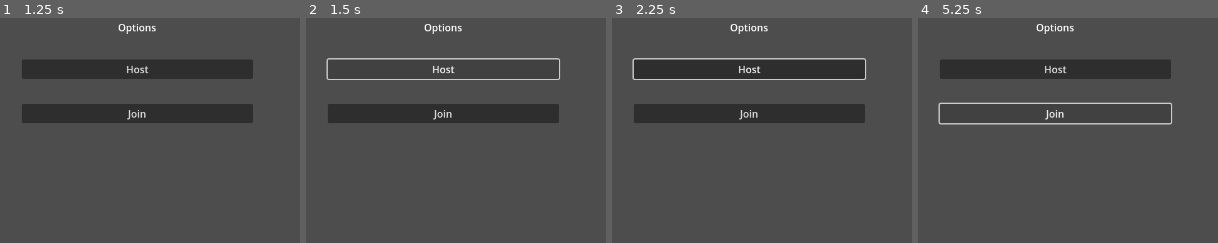
Above: before the commit, frames 1-4 (left to right).
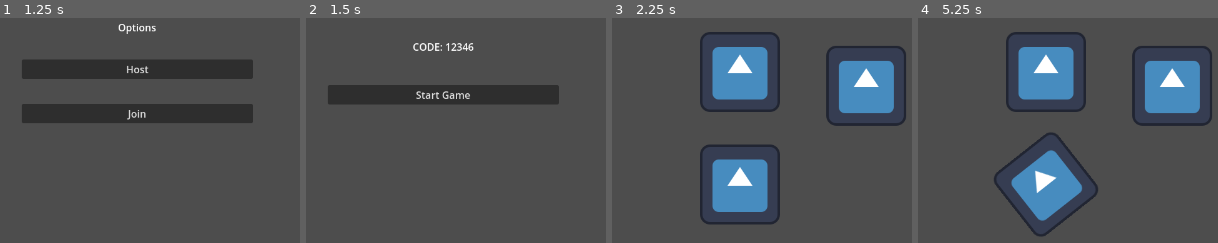
Above: after the commit, the same moments.

Repository: GDbreak/opong
Game: Godot game, scene res://scenes/main.tscn
Two runs of this game, one before a commit and one after it. Both use one fixed random seed, a clock stepped at 60 frames per second and the inputs below. The engine's default icon, where the game draws it, is replaced by a stand-in: a white triangle on a blue panel in a dark square.
Inputs (mouse positions are in pixels of both pictures, inside the frame that each line leads up to):
- Up to frame 1 (1.25 s): click "Play!" at 0.5 s
- Up to frame 2 (1.5 s): click "Host" at 1.25 s
- Up to frame 3 (2.25 s): click (750, 94) at 2 s, where only the run after the commit has a clickable "Start Game"
- Up to frame 4 (5.25 s): click (1056, 112) at 2.75 s, where only the run before the commit has a clickable "Join"; tap A (move_clockwise) at 3.6 s; tap D (move_counterclockwise) at 4.35 s; tap Left (rotate_clockwise) at 5.1 s

Frame 1 is identical in both runs. In frame 2, 14% of the frame differs, in the area x 6-85%, y 2-47%; in frame 3, 26%, in the area x 6-98%, y 2-92%; in frame 4, 22%.
Error before the commit: Parse Error: Preload file "res://scenes/game.tscn" does not exist. (res://scenes/scripts/lobby.gd:7)

Commit message:
fixing up lobby

Diff:
--- a/scenes/lobby/lobby.tscn
+++ b/scenes/lobby/lobby.tscn
@@ -1,7 +1,9 @@
-[gd_scene load_steps=3 format=3 uid="uid://c4iu4yahj6hiw"]
+[gd_scene load_steps=5 format=3 uid="uid://c4iu4yahj6hiw"]
 
 [ext_resource type="Script" path="res://scenes/scripts/lobby.gd" id="1_et26t"]
 [ext_resource type="Script" path="res://scenes/scripts/options_vbox_container.gd" id="2_ojcwd"]
+[ext_resource type="Script" path="res://scenes/scripts/host_vbox_container.gd" id="3_cisva"]
+[ext_resource type="Script" path="res://scenes/scripts/join_vbox_container.gd" id="4_iwhfe"]
 
 [node name="Lobby" type="Control"]
 layout_mode = 3
@@ -50,6 +52,7 @@
 grow_vertical = 2
 theme_override_constants/separation = 50
 alignment = 1
+script = ExtResource("3_cisva")
 
 [node name="CodeLabel" type="Label" parent="HostVboxContainer"]
 layout_mode = 2
@@ -73,6 +76,7 @@
 grow_vertical = 2
 theme_override_constants/separation = 50
 alignment = 1
+script = ExtResource("4_iwhfe")
 
 [node name="CodeLabel" type="TextEdit" parent="JoinVboxContainer"]
 layout_mode = 2
--- /dev/null
+++ b/scenes/scripts/host_vbox_container.gd
@@ -0,0 +1,19 @@
+class_name HostVboxContainer
+extends VBoxContainer
+# The lobby menu for hosting games
+
+
+signal start_game
+
+@onready var start_button : Button = $StartButton
+
+# Called when the node enters the scene tree for the first time.
+func _ready():
+	_connect_signals()
+
+# Called every frame. 'delta' is the elapsed time since the previous frame.
+func _process(delta):
+	pass
+
+func _connect_signals():
+	start_button.pressed.connect(func(): start_game.emit())
--- /dev/null
+++ b/scenes/scripts/join_vbox_container.gd
@@ -0,0 +1,18 @@
+class_name JoinVboxContainer
+extends VBoxContainer
+# The lobby menu for joining games
+
+signal start_game
+
+@onready var start_button : Button = $StartButton
+
+# Called when the node enters the scene tree for the first time.
+func _ready():
+	_connect_signals()
+
+# Called every frame. 'delta' is the elapsed time since the previous frame.
+func _process(delta):
+	pass
+
+func _connect_signals():
+	start_button.pressed.connect(func(): start_game.emit())
--- a/scenes/scripts/lobby.gd
+++ b/scenes/scripts/lobby.gd
@@ -5,7 +5,7 @@
 @onready var host_vbox_container = $HostVboxContainer
 @onready var join_vbox_container = $JoinVboxContainer
 @onready var game_scene : PackedScene = preload(game_scene_path)
-const game_scene_path : String = "res://scenes/game.tscn"
+const game_scene_path : String = "res://scenes/game/game.tscn"
 
 func _ready():
 	_connect_signals()
@@ -13,6 +13,7 @@
 func _connect_signals():
 	options_vbox_container.start_hosting.connect(_show_hosting_menu)
 	options_vbox_container.start_joining.connect(_show_joining_menu)
+	host_vbox_container.start_game.connect(_start_game)
 
 func _show_hosting_menu():
 	options_vbox_container.visible = false
@@ -21,3 +22,8 @@
 func _show_joining_menu():
 	options_vbox_container.visible = false
 	host_vbox_container.visible = true
+
+func _start_game():
+	var current_scene = game_scene.instantiate()
+	get_tree().get_root().add_child(current_scene)
+	self.queue_free()
